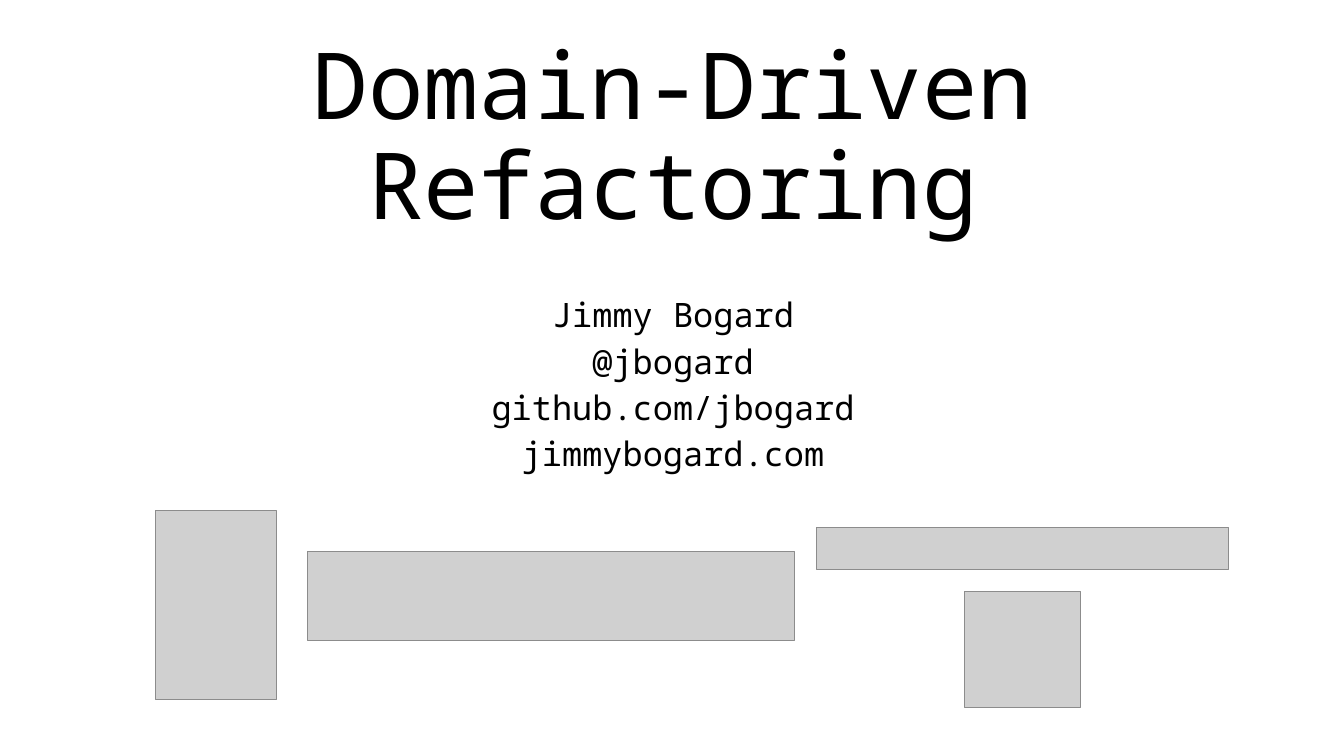
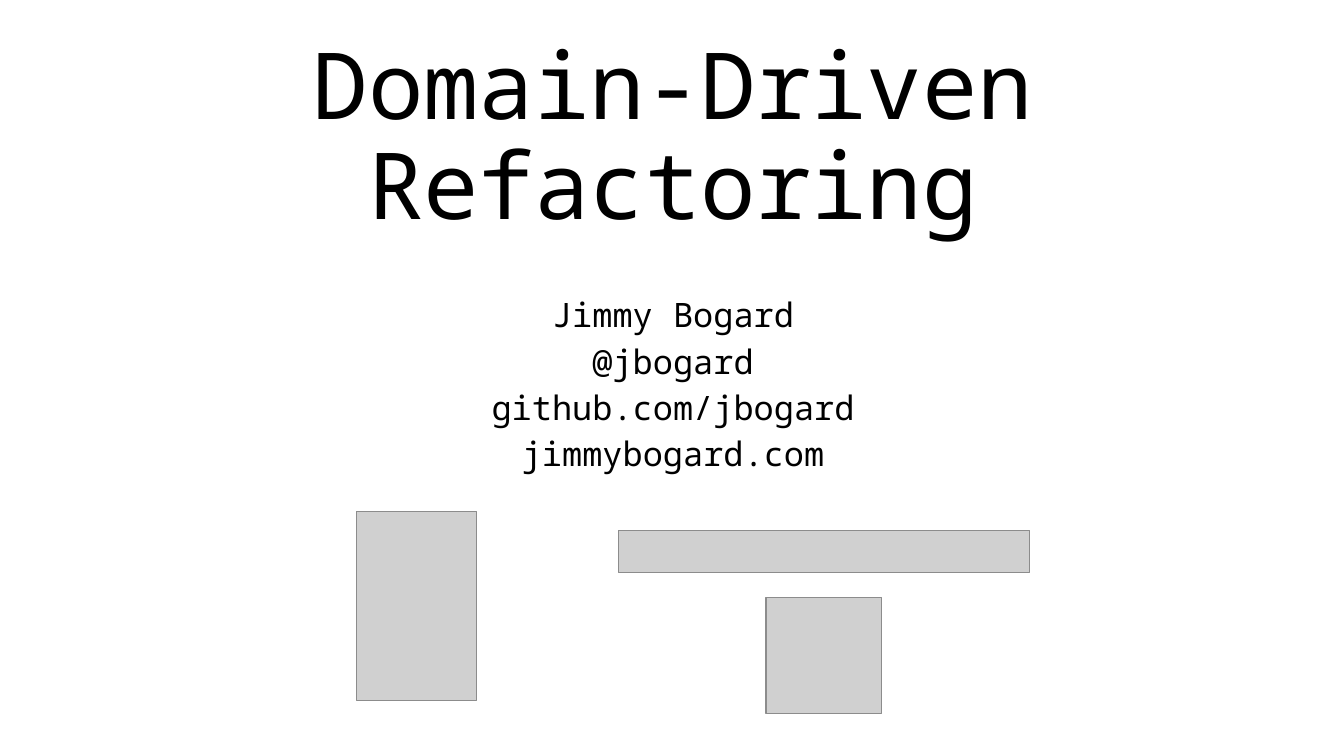
Before and after one commit to jbogard/presentations, a slide deck: slide 1 of DomainDrivenRefactoring/DomainDrivenRefactoring.pptx. Drawn at 1344x756 pixels with LibreOffice and Linux fonts; fonts in the diff are those of the drawing; grey boxes stand for pictures. Boxes give left, top, right and bottom in pixels: in the first picture for what was removed or moved away, otherwise in the second. Text is boxed around its words. In the diff, an @@ line names an element or a change of style, - is before the commit and + after.

```diff
--- a/DomainDrivenRefactoring/DomainDrivenRefactoring.pptx
+++ b/DomainDrivenRefactoring/DomainDrivenRefactoring.pptx
@@ picture: place and size @@
-picture at [155,511,276,701]
+picture at [356,511,477,701]
@@ picture: place and size @@
-picture at [817,527,1228,570]
+picture at [618,530,1029,573]
@@ picture removed at [308,552,796,640] @@
@@ picture: place and size @@
-picture at [965,592,1081,708]
+picture at [766,598,882,714]
```
Also in this commit, not shown: 15 other files.
